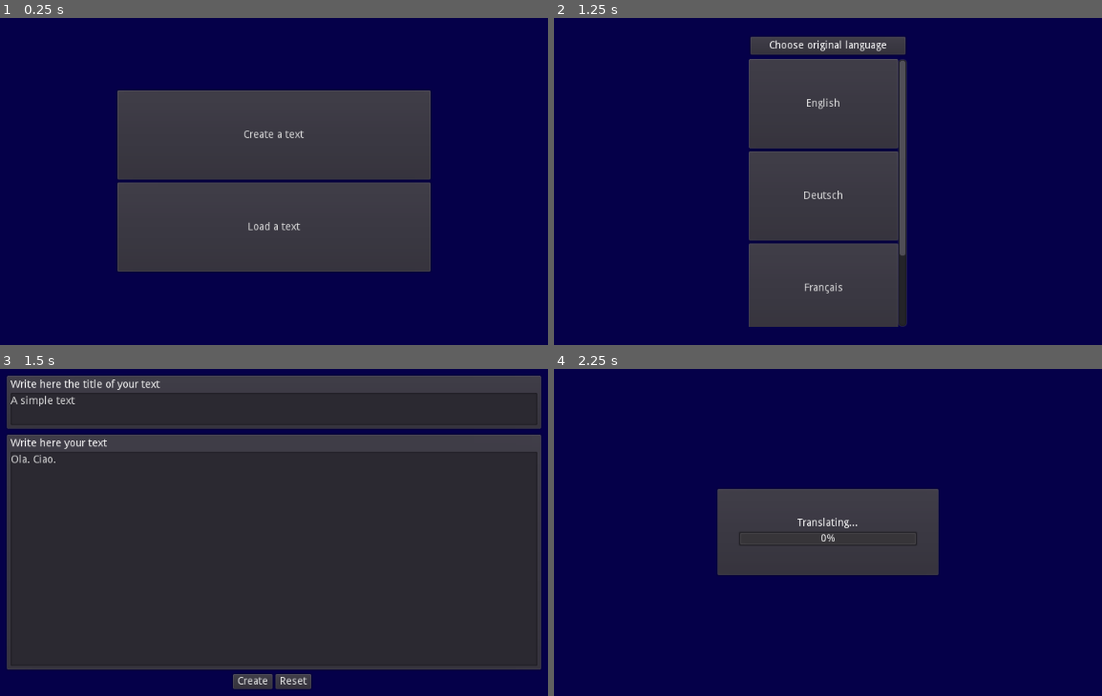
Above: before the commit, frames 1-4 (two rows, left to right).
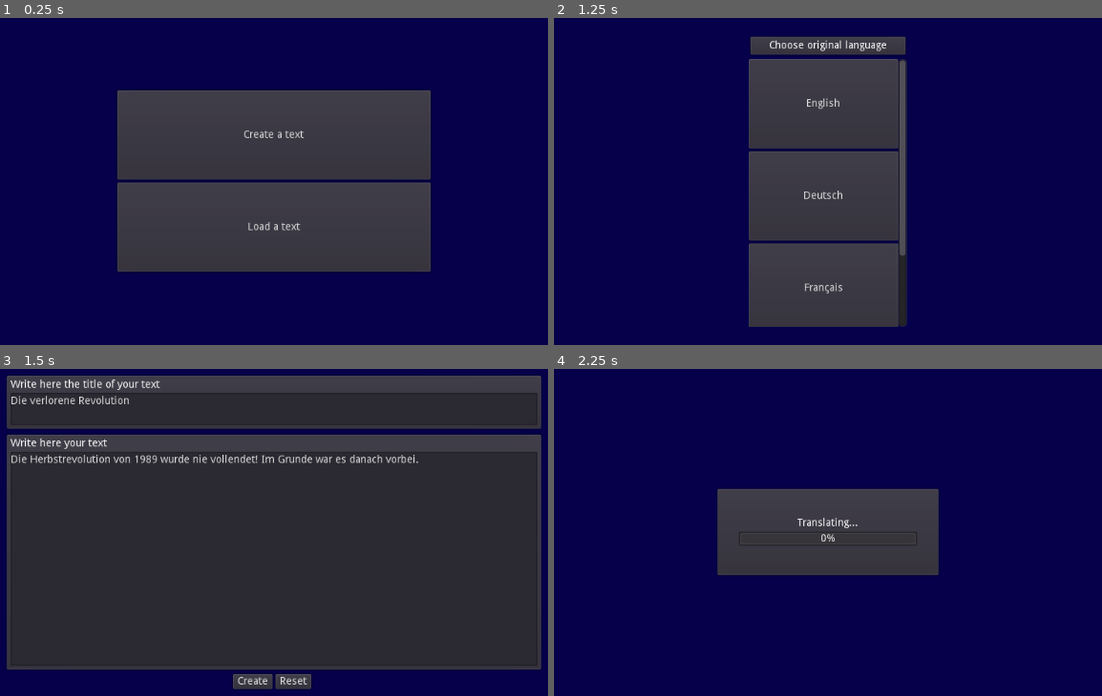
Above: after the commit, the same moments.

Repository: carllacan/langback
Game: Godot game, scene res://scenes/TextEntry.tscn
Same seed, same stepped clock (60 frames per second), same inputs: the game is played once before the commit and once after it.
Inputs:
- Up to frame 1 (0.25 s): no input
- Up to frame 2 (1.25 s): click "Create a text" at 0.5 s
- Up to frame 3 (1.5 s): click "English" at 1.25 s
- Up to frame 4 (2.25 s): click "Create" at 2 s

Frames 1-2 are identical in both runs. In frame 3, 1.2% of the frame differs, in the area x 1-77%, y 8-29%; in frame 4, nothing differs.
Error before the commit: Invalid operands 'String' and 'Nil' in operator 'in'. (res://scripts/Main.gd:117)
Error after the commit: Invalid operands 'String' and 'Nil' in operator 'in'. (res://scripts/Main.gd:118)

Commit message:
Allowed for various sentence delimiters other than .

Diff:
--- a/scenes/TextEntry.tscn
+++ b/scenes/TextEntry.tscn
@@ -127,7 +127,6 @@
 text = "German"
 
 [node name="TextInputWindow" type="VBoxContainer" parent="MarginContainer/CenterContainer"]
-visible = false
 margin_left = 152.0
 margin_top = 88.0
 margin_right = 872.0
@@ -155,7 +154,7 @@
 margin_right = 706.0
 margin_bottom = 61.0
 size_flags_vertical = 3
-text = "A simple text"
+text = "Die verlorene Revolution"
 wrap_enabled = true
 
 [node name="TextContent2" type="PanelContainer" parent="MarginContainer/CenterContainer/TextInputWindow"]
@@ -180,7 +179,7 @@
 margin_right = 706.0
 margin_bottom = 306.0
 size_flags_vertical = 3
-text = "Ola. Ciao."
+text = "Die Herbstrevolution von 1989 wurde nie vollendet! Im Grunde war es danach vorbei."
 wrap_enabled = true
 
 [node name="HBoxContainer" type="HBoxContainer" parent="MarginContainer/CenterContainer/TextInputWindow"]
@@ -235,6 +234,7 @@
 size_flags_vertical = 5
 
 [node name="SentenceList" type="ScrollContainer" parent="MarginContainer/CenterContainer"]
+visible = false
 margin_left = 262.0
 margin_top = 50.0
 margin_right = 762.0
@@ -247,7 +247,7 @@
 
 [node name="VBoxContainer" type="VBoxContainer" parent="MarginContainer/CenterContainer/SentenceList"]
 margin_right = 500.0
-margin_bottom = 28.0
+margin_bottom = 14.0
 size_flags_horizontal = 3
 size_flags_vertical = 5
 
--- a/scripts/Main.gd
+++ b/scripts/Main.gd
@@ -53,7 +53,8 @@
 	text_input_window.hide()
 	progress_window.show()
 
-	for sentence in text.split("."):
+#	for sentence in text.split("."):
+	for sentence in split(text, ".!"):
 		if len(sentence) >=1:
 			sentences.append([sentence])
 	print(sentences)
@@ -173,3 +174,13 @@
 	save_text(text_info)
 	print(original)
 	print("is done")
+
+
+func split(string, delimiters):
+	# Custom string split function that can use more than one delimiter.
+	var parts = []
+	for c in string:
+		if len(parts) == 0 or parts[-1][-1] in delimiters:
+			parts.append('')
+		parts[-1] += c
+	return parts
--- a/scripts/SentenceBox.gd
+++ b/scripts/SentenceBox.gd
@@ -10,24 +10,30 @@
 
 var done = false
 
-func set_sentence(_original, _translation):
+func set_sentence(_original, _translation, done=false):
 	original = _original
 	translation = _translation
 	original_label.text = translation
 	translation_box.rect_min_size.y = original_label.rect_size.y+5
+
+	if done:
+		translation_box.text = original
+		on_completion()
 
 func _on_text_changed():
 	var user_translation = translation_box.text
 	if user_translation == "":
 		find_node("Indicator").text = ""
 	elif user_translation == original:
-		find_node("Indicator").text = "Done!"
-		translation_box.readonly = true
-		done = true
-		emit_signal("done")
-
+		on_completion()
 	else:
 		if user_translation == original.substr(0,len(user_translation)):
 			find_node("Indicator").text = "OK"
 		else:
 			find_node("Indicator").text = "NOK"
+
+func on_completion():
+		find_node("Indicator").text = "Done!"
+		translation_box.readonly = true
+		done = true
+		emit_signal("done")
--- a/scripts/SentenceList.gd
+++ b/scripts/SentenceList.gd
@@ -16,7 +16,7 @@
 	for sentence in _sentences:
 		var new_sb = SentenceBox.instance()
 		find_node("VBoxContainer").add_child(new_sb)
-		new_sb.set_sentence(sentence["Original"], sentence["Translation"])
+		new_sb.set_sentence(sentence["Original"], sentence["Translation"], sentence["Done"])
 		new_sb.connect("done", self, "_on_sentence_done", [sentence["Original"]])
 
 func _on_sentence_done(original):
--- a/scripts/TextInputWindow.gd
+++ b/scripts/TextInputWindow.gd
@@ -1,23 +1,6 @@
 extends VBoxContainer
 
-func split(string, delimiters):
-	# Custom string split function that can use more than one delimiter.
-	var parts = ['']
-	for c in string:
-		if c in delimiters:
-			parts.append('')
-		else:
-			parts[-1] += c
-	return parts
 
 func _on_ResetButton_pressed():
-	var text = find_node("TextEdit").text
-	text = text.replace("\n","")
-#	var sentences = text.split('.', false)
-	var sentences = split(text, ['.','!'])
-	for s in range(len(sentences)):
-		sentences[s].dedent()
-	print(sentences)
-
 	find_node("TitleEdit").text = ""
 	find_node("TextEdit").text = ""
